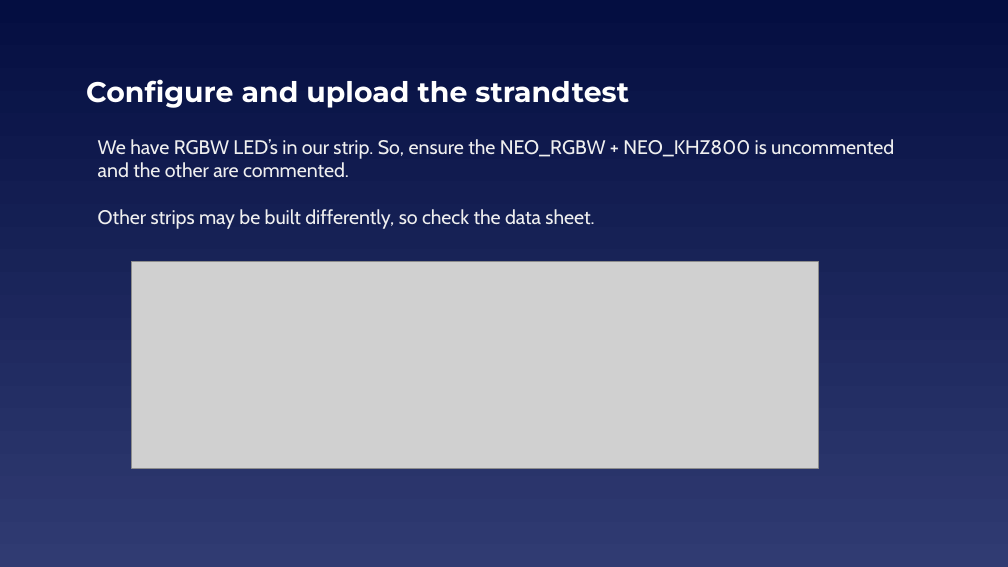
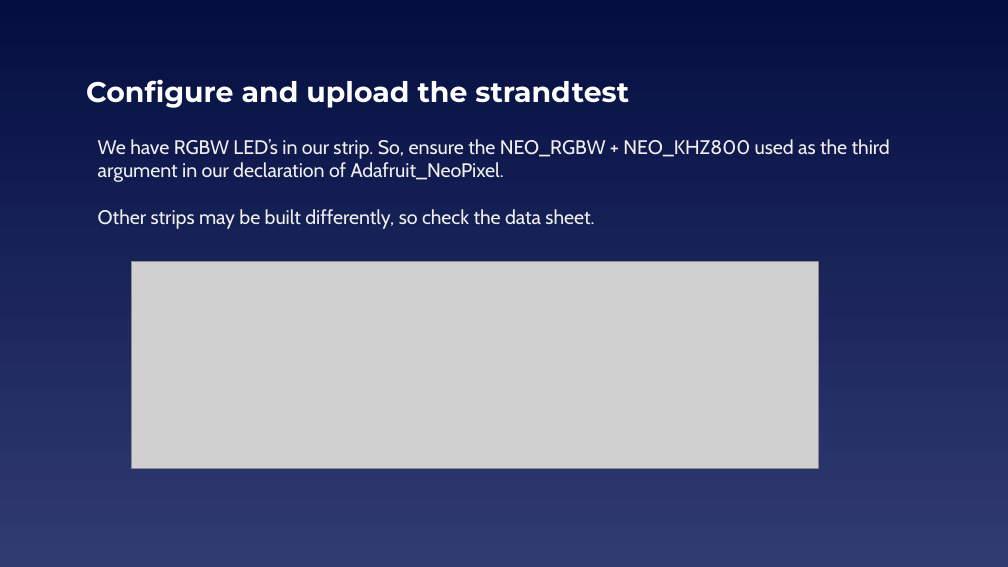
Before and after one commit to EELabMan/NeoPixels, a slide deck: slide 13 of NeoPixels.pptx. Drawn at 1008x567 pixels with LibreOffice and Linux fonts; fonts in the diff are those of the drawing; grey boxes stand for pictures. Boxes give left, top, right and bottom in pixels: in the first picture for what was removed or moved away, otherwise in the second. Text is boxed around its words. In the diff, an @@ line names an element or a change of style, - is before the commit and + after.

```diff
--- a/NeoPixels.pptx
+++ b/NeoPixels.pptx
@@ text at box(98, 139, 890, 182): text changed @@
-We have RGBW LED’s in our strip. So, ensure the NEO_RGBW + NEO_KHZ800 is uncommented and the other are commented.
+We have RGBW LED’s in our strip. So, ensure the NEO_RGBW + NEO_KHZ800 used as the third argument in our declaration of Adafruit_NeoPixel.
```
Also in this commit, not shown: 3 other slides changed.
